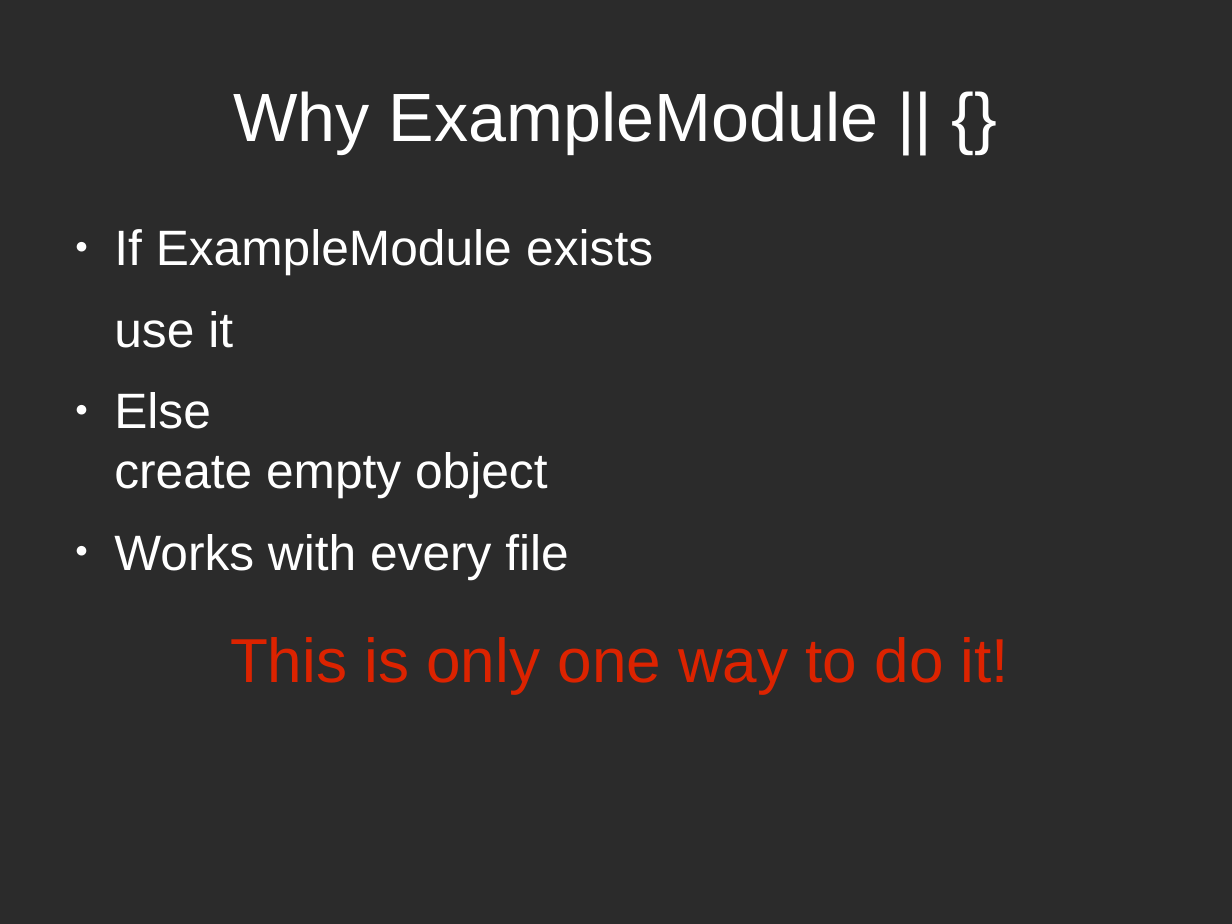
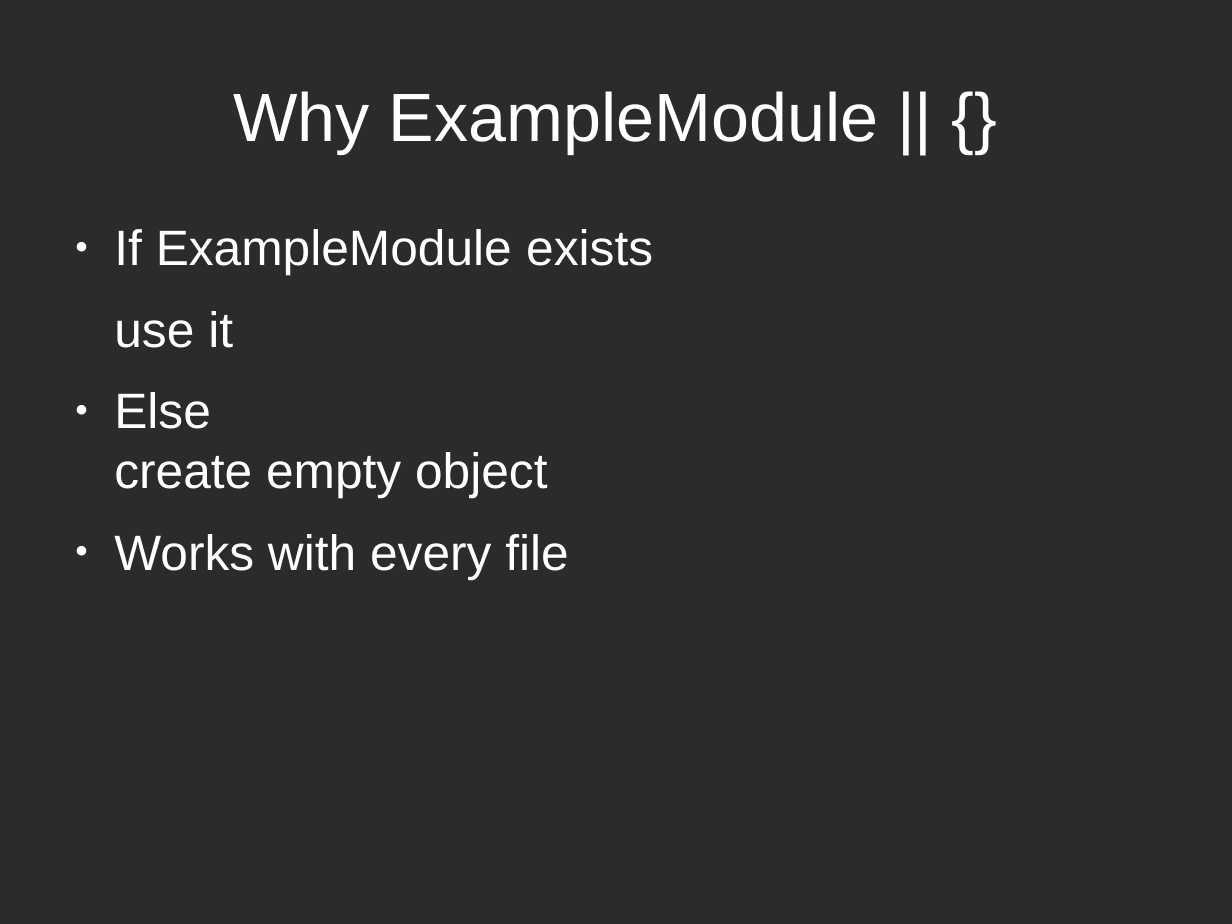
Before and after one commit to sattler/javascript-seminar-2015, a slide deck: slide 20 of presentation/Presentation.odp (slide 14 before the commit). Drawn at 1232x924 pixels with LibreOffice and Linux fonts; fonts in the diff are those of the drawing; background and template pictures are left out; a plain dark background stands for a picture behind light text. Boxes give left, top, right and bottom in pixels: in the first picture for what was removed or moved away, otherwise in the second. Text is boxed around its words. In the diff, an @@ line names an element or a change of style, - is before the commit and + after.

```diff
--- a/presentation/Presentation.odp
+++ b/presentation/Presentation.odp
@@ text removed at [230, 637, 1009, 693] @@
-This is only one way to do it!
```
Also in this commit, not shown: 11 other slides changed, 1 slide added, 1 slide removed.
